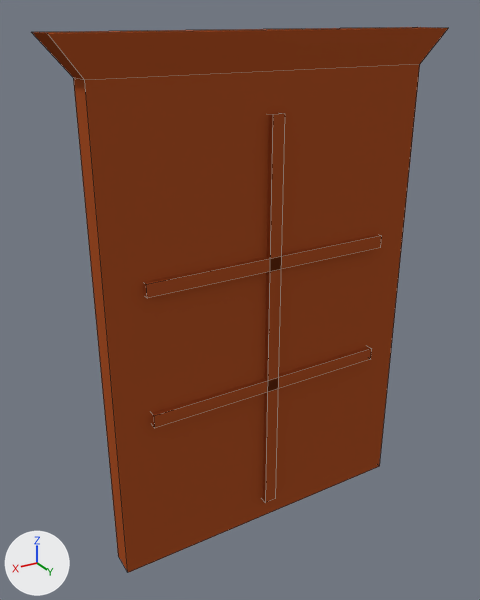
The Blender file TheOvercoat/Assets/Models(blend)/Binalar/BuildingExamples/buildingComponents/karePencereBar.blend, before and after one commit.
Both versions are drawn from a 50 mm camera at (1.41, 2.11, 1.95) aimed at (0.08, -0.1, 0.84). Every picture has the same lights, and +X, +Y and +Z are marked at lower left. Mesh edges are drawn as thin lines.
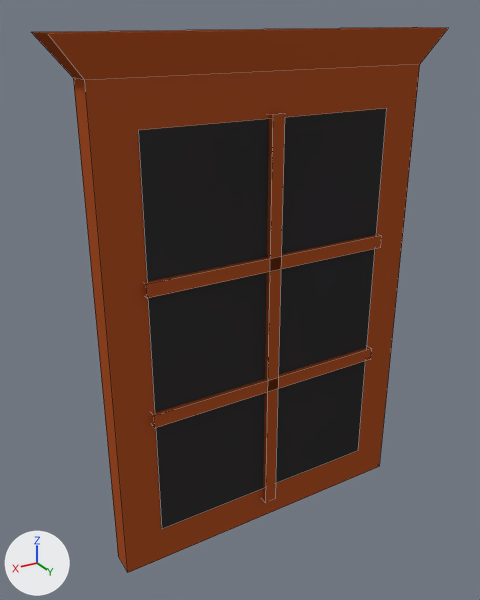
Boxes [x1, y1, x2, y2] around the edits, measured in the pictures (480 x 600 px):
part 1 of me_cube_001, added (black)
    after: [138, 108, 387, 529]

The change, as a list of edits to the scene's bpy script:
```text
Change me_cube_001:
    used by ob_cube_001; location = (0.0, 0.0, 0.76)
    verts and faces of me_cube_001; kept vertices keep their numbers, new ones are numbered from 44
    remove me_cube_001.from_pydata(...)  # 44 vertices, 36 faces; spans x -0.82..0.82, y -0.13..0.05, z -1.0..1.14
    add me_cube_001.from_pydata(...)  # 48 vertices, 37 faces; spans x -0.82..0.82, y -0.13..0.05, z -1.0..1.14
    me_cube_001 part 1
    add verts[44] = (-0.54, 0.02, -0.84)  # pixel (358, 450)
    add verts[45] = (-0.54, 0.02, 0.84)  # pixel (386, 108)
    add verts[46] = (0.54, 0.02, 0.84)  # pixel (138, 130)
    add verts[47] = (0.54, 0.02, -0.84)  # pixel (161, 529)
    add faces += [(44, 45, 46, 47)]
```
